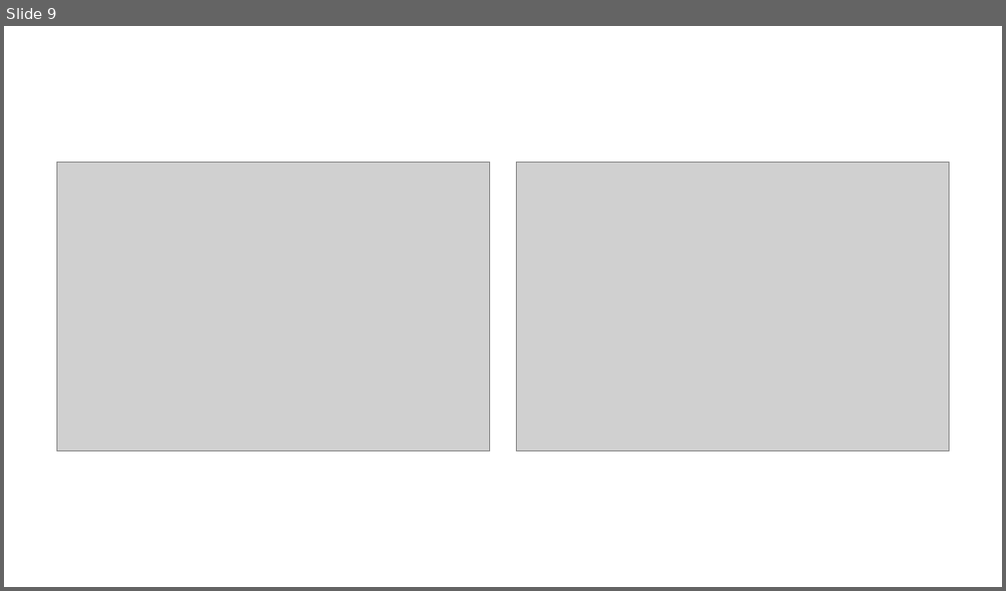
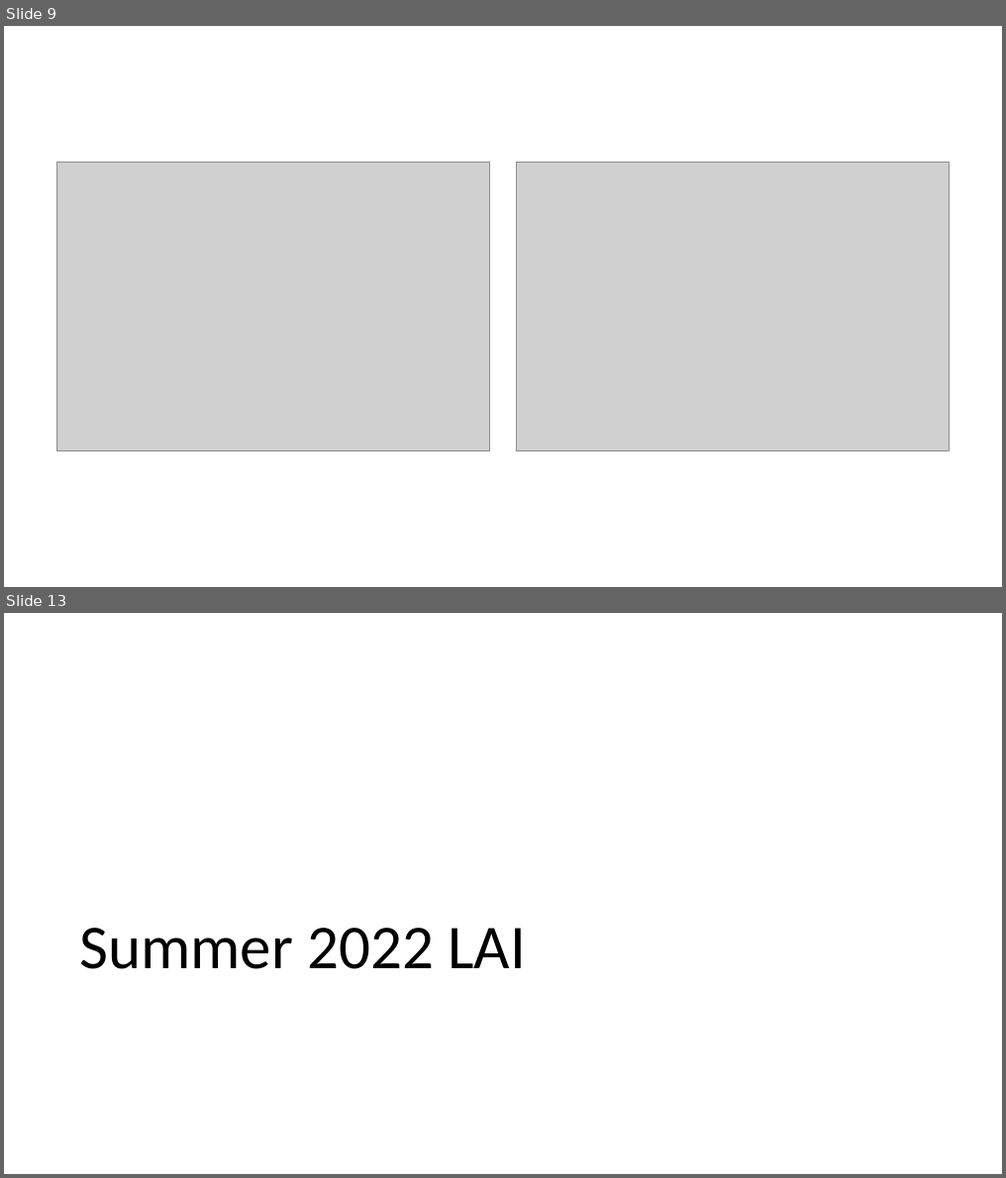
Before and after one commit to mwdjones/mef-snowhydro, a slide deck: Figures/Figure Log.pptx. Shown one above the other, each under a label of ours: slide 9 before the commit, slides 9 and 13 after it; the slides between them are not shown. The pictures are 1006x591 and 1006x1178 pixels, drawn with LibreOffice and Linux fonts; fonts in the diff are those of the drawing; grey boxes stand for pictures. Boxes give left, top, right and bottom in pixels: in the first picture for what was removed or moved away, otherwise in the second. Text is boxed around its words. In the diff, an @@ line names an element or a change of style, - is before the commit and + after.

```diff
--- a/Figures/Figure Log.pptx
+++ b/Figures/Figure Log.pptx
@@ slide 13 added at [4, 613, 1002, 1174], background #FFFFFF @@
@@ title added at [79, 928, 526, 969], 60 pt, text #000000 @@
+Summer 2022 LAI
```
Also in this commit, not shown: 1 slide changed, 10 other slides added, 2 slides removed, 18 other files.
